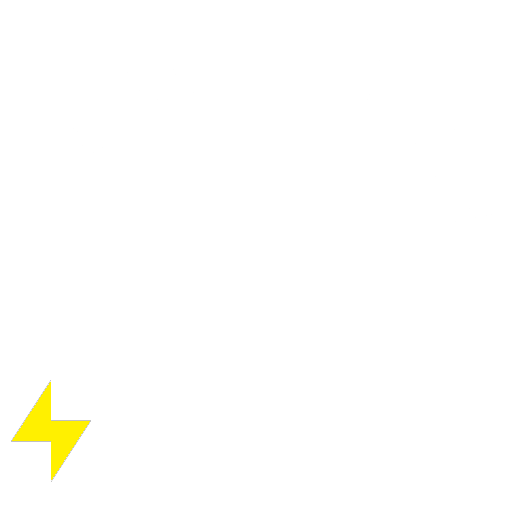
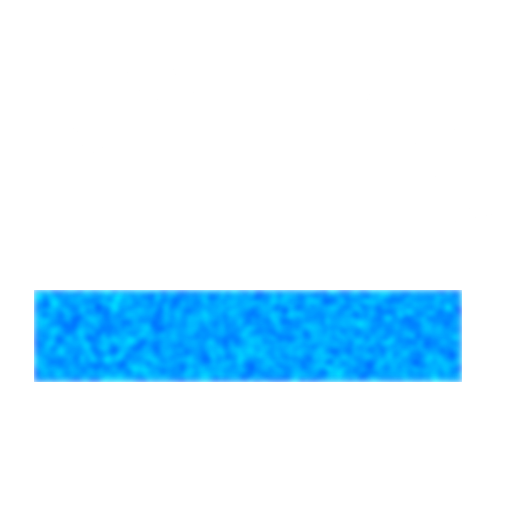
Two versions of the same layered image (512×512). Layer-by-layer changes:
hid "symbol" over (11, 380, 91, 482)
added layer "battery outline" above "bars (don't like)" over (34, 290, 462, 400)
added layer "noise blur" above "noise raw" over (34, 290, 462, 382)
